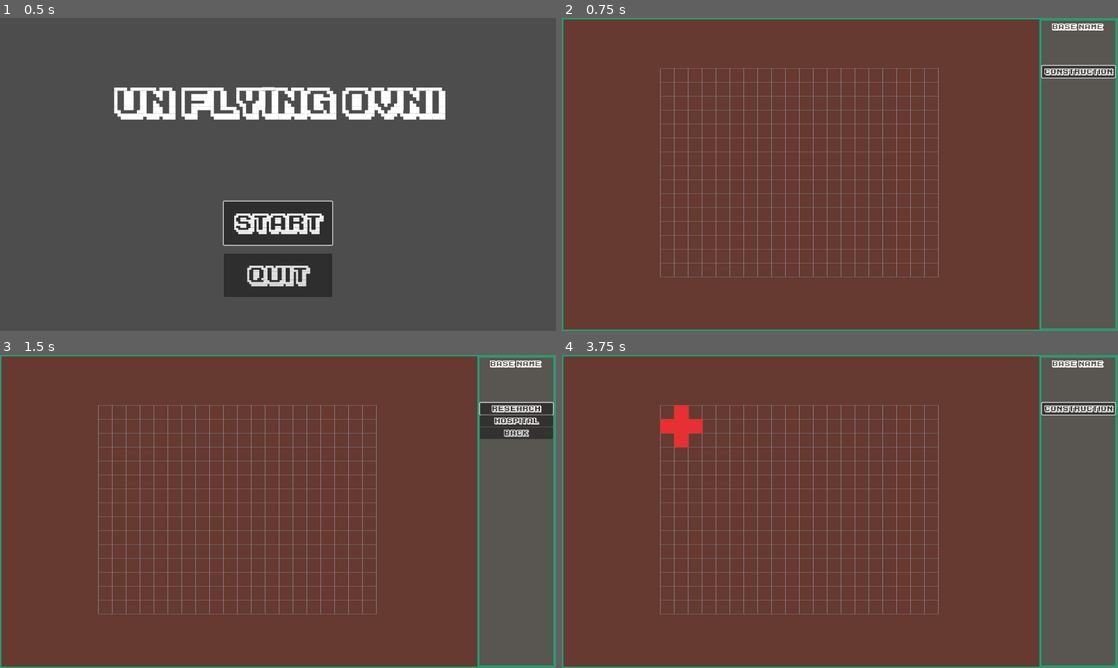
Above: before the commit, frames 1-4 (two rows, left to right).
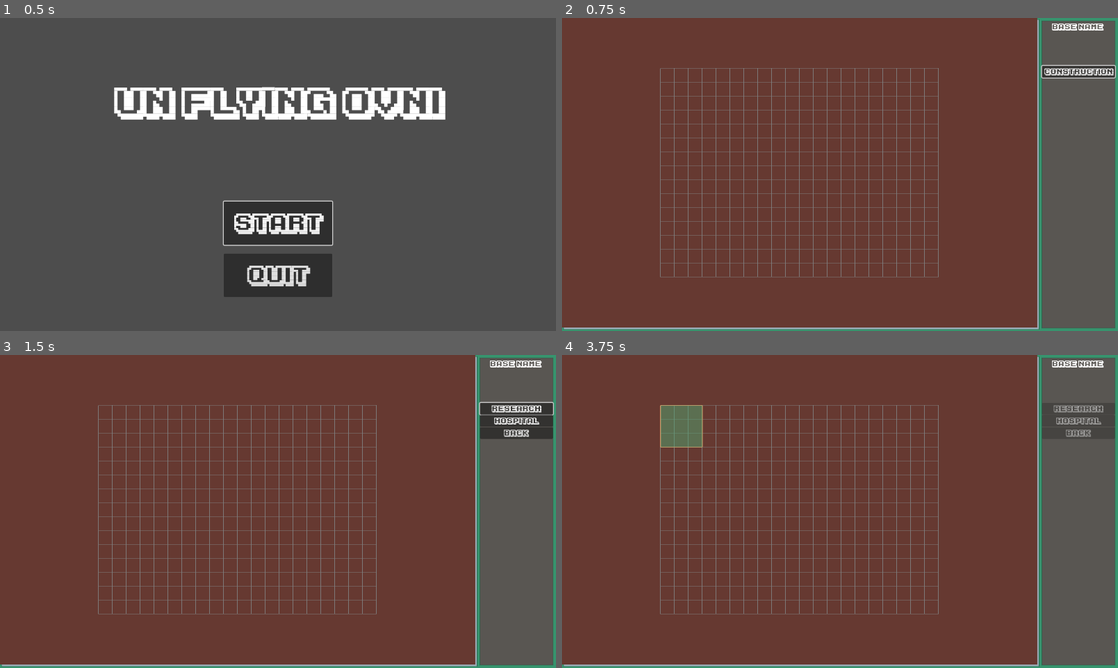
Above: after the commit, the same moments.

Repository: mmyumu/OVNI-godot
Game: Godot game, scene res://menu.tscn
Two runs of this game, one before a commit and one after it. Both use one fixed random seed, a clock stepped at 60 frames per second and the inputs below.
Inputs (mouse positions are in pixels of both pictures, inside the frame that each line leads up to):
- Up to frame 1 (0.5 s): no input
- Up to frame 2 (0.75 s): click "Start" at 0.5 s
- Up to frame 3 (1.5 s): click "Construction" at 1.25 s
- Up to frame 4 (3.75 s): click "Research" at 2 s; click (1079, 420) at 2.75 s, where only the run before the commit has a clickable "Hospital"; click (1079, 433) at 3.5 s, where only the run before the commit has a clickable "Back"

Frame 1 is identical in both runs. In frame 2, 1.8% of the frame differs, in the area x 0-86%, y 0-100%; in frame 3, 1.8%; in frame 4, 3.3%, in the area x 0-100%, y 0-100%.

Commit message:
Disable menu in placing mode and add collision animation

Diff:
--- a/base/base_menu.gd
+++ b/base/base_menu.gd
@@ -10,7 +10,15 @@
 func _ready():
 	display_root_menu()
 
-func set_last_focus():
+func disable():
+	for node in find_children("*", "Button", true):
+		node.disabled = true
+		node.set_focus_mode(0)
+
+func enable():
+	for node in find_children("*", "Button", true):
+		node.disabled = false
+		node.set_focus_mode(2)
 	last_focus_control.grab_focus()
 
 func _on_construction_pressed():
@@ -18,7 +26,6 @@
 	$ConstructionMenu.show()
 
 	$ConstructionMenu/ResearchFacility.grab_focus()
-	last_focus_control = $ConstructionMenu/ResearchFacility
 
 func _on_back_pressed():
 	display_root_menu()
@@ -28,12 +35,11 @@
 	$ConstructionMenu.hide()
 
 	$RootMenu/Construction.grab_focus()
-	last_focus_control = $RootMenu/Construction
 
 func _on_research_facility_pressed():
-	last_focus_control.release_focus()
+	last_focus_control = $ConstructionMenu/ResearchFacility
 	construction_selected.emit(research_facility_scene)
 
 func _on_hospital_pressed():
-	last_focus_control.release_focus()
+	last_focus_control = $ConstructionMenu/Hospital
 	construction_selected.emit(hospital_scene)
--- a/base/base_menu.tscn
+++ b/base/base_menu.tscn
@@ -27,6 +27,7 @@
 offset_top = 28.0
 offset_right = 168.0
 offset_bottom = 55.0
+focus_neighbor_top = NodePath("../ResearchFacility")
 focus_neighbor_bottom = NodePath("../Back")
 theme_override_fonts/font = ExtResource("1_whntg")
 text = "Hospital"
--- a/base/constructions/construction.gd
+++ b/base/constructions/construction.gd
@@ -1,7 +1,7 @@
 @tool
 class_name Construction extends CharacterBody2D
 
-@export var outline: Color = Color("a75236"):
+@export var outline: Color = Color("db996a"):
 	set(value):
 		outline = value
 		queue_redraw()
@@ -16,8 +16,10 @@
 		color = value
 		queue_redraw()
 
+var original_outline: Color
+
 func _ready():
-	pass
+	original_outline = outline
 
 func _draw():
 	var poly = $CollisionPolygon2D.get_polygon()
@@ -27,28 +29,43 @@
 	draw_polygon(poly, PackedColorArray([color]))
 
 func set_placing_mode():
+	color.a = 0.5
 	# Blink/low opacity?
 	print("placing mode enabled")
 
 func move_right(grid_step: int):
 	var collision = move_and_collide(Vector2.RIGHT * grid_step, true)
-	if !collision:
+	if collision:
+		collision_highlight()
+	else:
 		position.x += grid_step
 
 func move_left(grid_step: int):
 	var collision = move_and_collide(Vector2.LEFT * grid_step, true)
-	if !collision:
+	if collision:
+		collision_highlight()
+	else:
 		position.x -= grid_step
 
 func move_up(grid_step: int):
 	var collision = move_and_collide(Vector2.UP * grid_step, true)
-	if !collision:
+	if collision:
+		collision_highlight()
+	else:
 		position.y -= grid_step
 
 func move_down(grid_step: int):
 	var collision = move_and_collide(Vector2.DOWN * grid_step, true)
-	if !collision:
+	if collision:
+		collision_highlight()
+	else:
 		position.y += grid_step
+
+func collision_highlight():
+	var tween = create_tween()
+	outline = Color.DARK_RED
+	tween.tween_property(self, "outline", original_outline, 0.2)
+	print("tweenie from %s to %s" % [outline, original_outline])
 
 func validate_placing():
 	# Stop blinking/strong opacity?
--- a/base/main.gd
+++ b/base/main.gd
@@ -5,7 +5,8 @@
 	var construction = construction_scene.instantiate()
 	construction.set_placing_mode()
 	$BaseLayout.set_placing(construction)
+	$BaseMenu.disable()
 
 
 func _on_base_layout_placing_over():
-	$BaseMenu.set_last_focus()
+	$BaseMenu.enable()
--- a/base/main.tscn
+++ b/base/main.tscn
@@ -23,7 +23,6 @@
 position = Vector2(1105, 110)
 
 [node name="BaseLayout" parent="." instance=ExtResource("5_0x8xb")]
-position = Vector2(551, 360)
 
 [connection signal="construction_selected" from="BaseMenu" to="." method="_on_base_menu_construction_selected"]
 [connection signal="placing_over" from="BaseLayout" to="." method="_on_base_layout_placing_over"]
